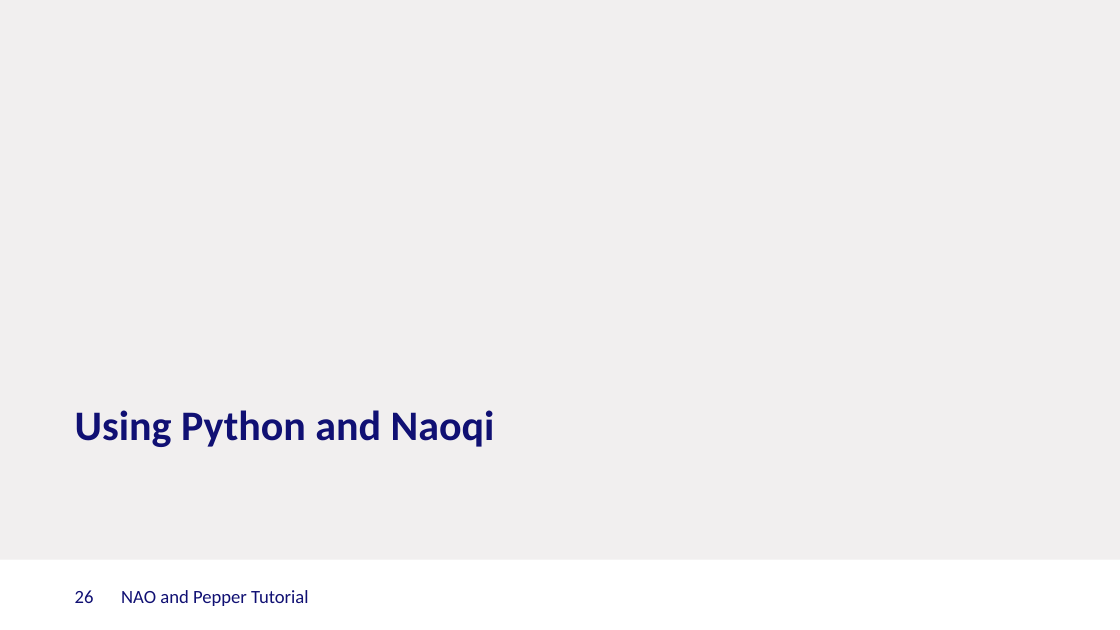
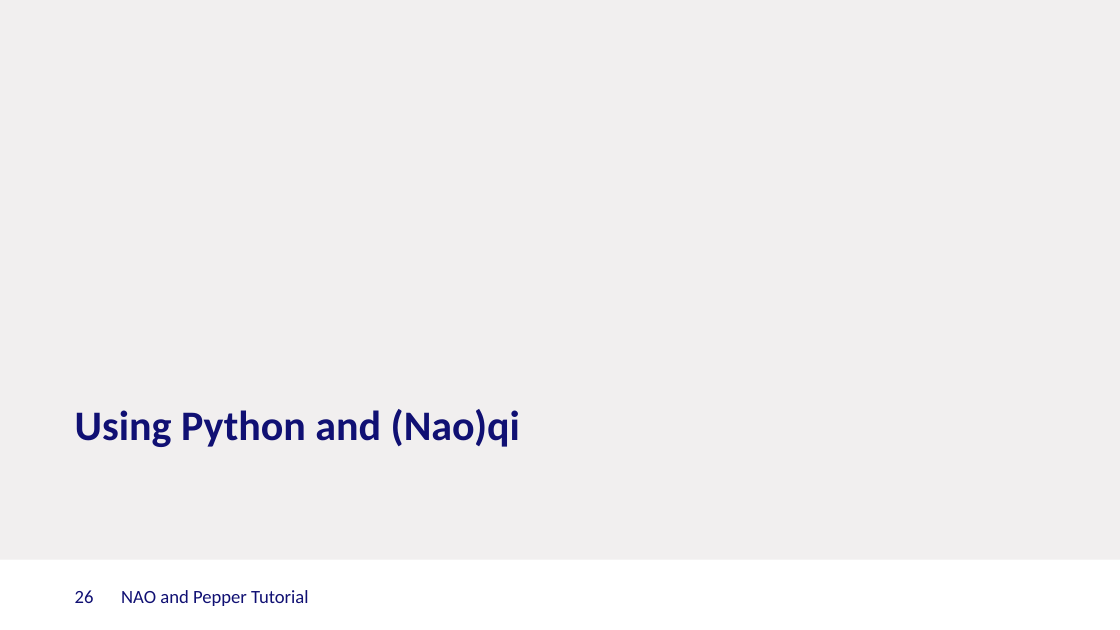
Before and after one commit to Rctue/nao-lib, a slide deck: slide 26 of Nao and Pepper.pptx. Drawn at 1120x630 pixels with LibreOffice and Linux fonts; fonts in the diff are those of the drawing; background and template pictures are left out. Boxes give left, top, right and bottom in pixels: in the first picture for what was removed or moved away, otherwise in the second. Text is boxed around its words. In the diff, an @@ line names an element or a change of style, - is before the commit and + after.

Commit message:
updated guides for python3

```diff
--- a/Nao and Pepper.pptx
+++ b/Nao and Pepper.pptx
@@ title at (75, 409, 520, 447): text changed @@
-Using Python and Naoqi
+Using Python and (Nao)qi
```
Also in this commit, not shown: 15 other slides changed, 1 slide added, 3 other files.
